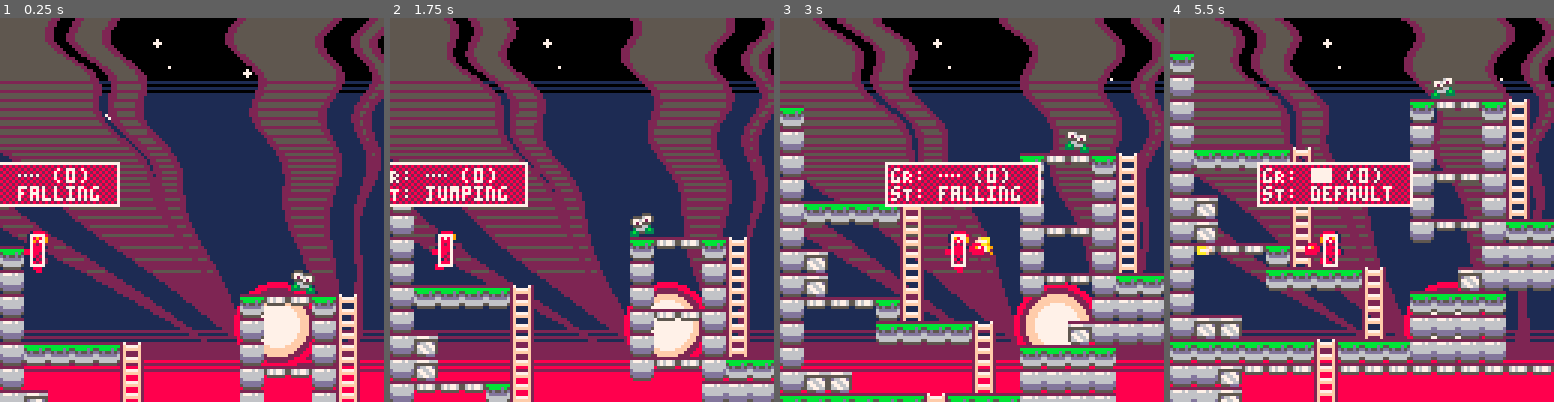
Above: before the commit, frames 1-4 (left to right).
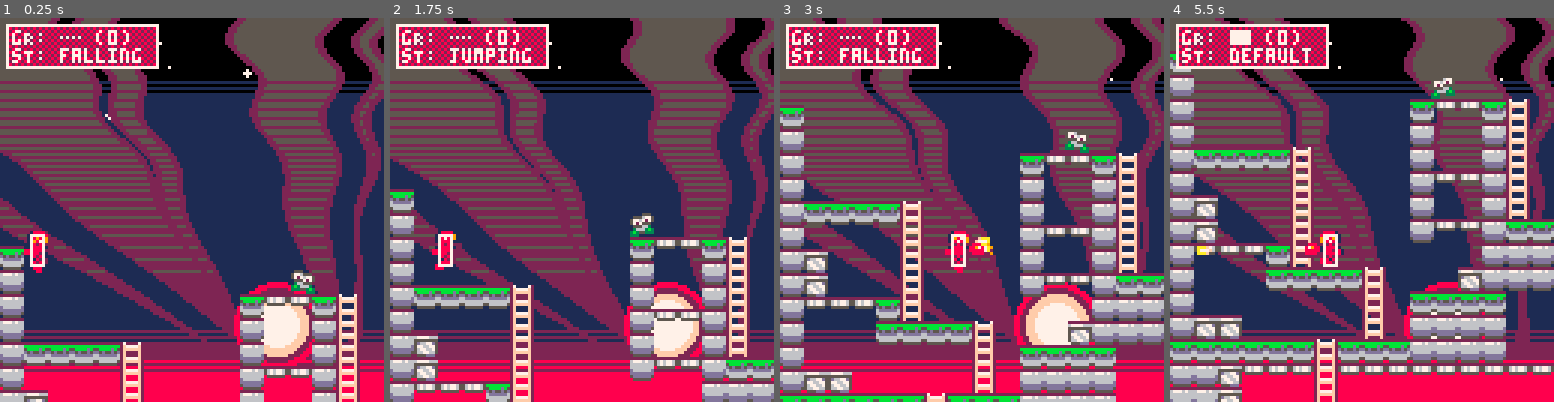
Above: after the commit, the same moments.

Repository: whckmstrjck/picoboy
Game: PICO-8 cartridge picoboy.p8
The game is run twice, just before and just after one commit, with the same random seed, the same clock (stepped at 60 frames per second) and the same inputs.
Inputs:
- Up to frame 1 (0.25 s): no input
- Up to frame 2 (1.75 s): tap X (X key) at 0.33, 1.07 s; tap O (Z key) at 0.7, 1.7 s; hold Right from 1.6 s (still down)
- Up to frame 3 (3 s): tap X (X key) at 1.85, 2.97 s; release Right at 2.1 s; tap O (Z key) at 2.1, 2.5, 2.9 s; hold Up 2.15-2.42 s; hold Right from 2.47 s (still down)
- Up to frame 4 (5.5 s): release Right at 3.03 s; hold Left 3.08-3.58 s; tap O (Z key) every 0.4 s from 3.3 to 5.3 s; hold Down 3.63-3.97 s; hold Right 4.02-4.68 s; tap X (X key) at 4.08, 5.2 s; hold Up 4.73-5.03 s; hold Left from 5.08 s (still down)

The runs differ from the first frame. In frame 1, 7.6% of the frame differs, in the area x 0-42%, y 1-50%; in frame 2, 8.0%; in frame 3, 8.6%; in frame 4, 8.8%, in the area x 1-64%, y 1-50%.

Commit message:
Enhance player debug visuals and improve drawing order in _draw function

Diff:
--- a/lua/_draw.lua
+++ b/lua/_draw.lua
@@ -8,4 +8,7 @@
 
   test_enemy:draw()
   player:draw()
+  player:draw_debug()
+  camera()
+  player:draw_debug_static()
 end
--- a/lua/classes/player.lua
+++ b/lua/classes/player.lua
@@ -351,19 +351,20 @@
     end
 
     draw_cannon(_ENV)
-
-    draw_debug(_ENV)
-  end,
-
-
+  end,
   draw_debug = function(_ENV)
-    local pos_x = x - 10
-    local pos_y = y - 10
     -- draw collider
     fillp(▒)
     rectfill(x, y, x + width - 1, y + height - 1, 8)
     fillp()
     rect(x, y, x + width - 1, y + height - 1, 7)
+  end,
+  draw_debug_static = function(_ENV)
+    -- draw state and grounded info
+    local debug_x = 2
+    local debug_y = 2
+    local debug_w = 50
+    local debug_h = 14
 
     local grounded_str = '…'
     if grounded == 'ladder' then
@@ -378,11 +379,11 @@
 
     grounded_str = grounded_str .. ' (' .. coyote_time .. ')'
 
-    rectfill(pos_x - 12, pos_y - 14, pos_x + 39, pos_y, 2)
+    rectfill(debug_x, debug_y, debug_x + debug_w, debug_y + debug_h, 2)
     fillp(▒)
-    rectfill(pos_x - 12, pos_y - 14, pos_x + 39, pos_y, 8)
+    rectfill(debug_x, debug_y, debug_x + debug_w, debug_y + debug_h, 8)
     fillp()
-    rect(pos_x - 12, pos_y - 14, pos_x + 39, pos_y, 7)
-    print('gR: ' .. grounded_str .. '\nsT: ' .. state, pos_x - 10, pos_y - 12, 7)
+    rect(debug_x, debug_y, debug_x + debug_w, debug_y + debug_h, 7)
+    print('gR: ' .. grounded_str .. '\nsT: ' .. state, debug_x + 2, debug_y + 2, 7)
   end
 })
